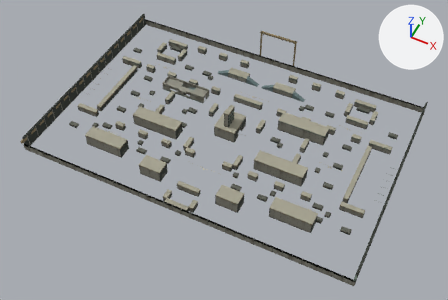
One commit to the glTF model apps/ironsight/public/assets/maps/relay-architecture.glb: the scene before it, then after it.
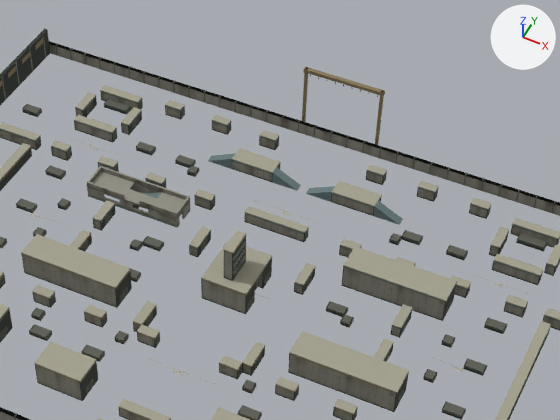
Each version is shown whole from a 50 mm camera at (159.5, -225.3, 204.2) aimed at (77.1, -60.4, -1.9), then close up on the part from 28% to 84% of the width and 0% to 63% of the height. The lights are fixed; the arrows at upper right show +X, +Y and +Z. The first two pictures are the older version. Vertices at exactly the same position are counted once.

The first close-up shows 'relay-original-architecture'.
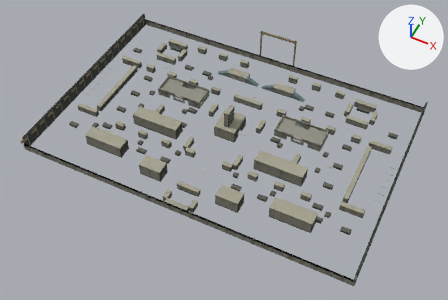
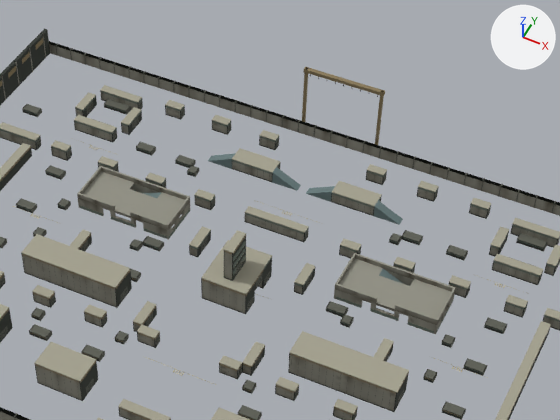
What changed in the scene script:
```text
Change me_part_0:
    used by ob_relay_original_architecture; location = (0.0, 0.0, 0.0)
    remove me_part_0.from_pydata(...)  # 34091 vertices, 57416 faces; spans x -1.0..151.0, y -102.0..4.0, z 0.0..16.0
    add me_part_0.from_pydata(...)  # 34725 vertices, 59104 faces; spans x -1.0..151.0, y -102.0..4.0, z 0.0..16.0
    me_part_0 part 1: a new loose piece, a box spanning x 100.6..107.4, y -44.0..-36.7, z 2.72..3.0, in mat_relay_0
    me_part_0 part 2: the loose piece of 8 vertices spanning x 42.0, y -48.0..-42.0, z 0.0..3.0 is scaled about its middle by (31.1, 0.00133, 0.0149), then moved by (11.0, 1.0, -1.0), in mat_relay_1 (grey #a4a18f)
    me_part_0 part 3: the loose piece of 8 vertices spanning x 40.0, y -48.0..-42.0, z 0.0..3.0 is scaled about its middle by (31.1, 0.00133, 0.246), then moved by (13.0, 1.0, -1.0), in mat_relay_3 (grey #637166)
    me_part_0 part 4: the loose piece of 8 vertices spanning x 100.0, y -40.0, z 0.0..6.0 is scaled about its middle by (124, 0.2, 0.129), then moved by (-3.0, -4.0, -3.0), in mat_relay_3 (grey #637166)
    me_part_0 part 5: the loose piece of 6 vertices spanning x 43.0..49.0, y -36.0..-34.0, z 0.0..3.0 is copied, and the copy is mirrored in x about its middle, then moved by (58.0, 0.0, 0.0); it spans x 101.0..107.0, y -36.0..-34.0, z 0.0..3.0
    me_part_0 part 6: a new loose piece of 16 vertices spanning x 42.0..48.0, y -44.0, z 0.0..1.0, in mat_relay_3 (grey #637166)
    me_part_0 part 7: a new loose piece of 16 vertices spanning x 102.0..108.0, y -44.0, z 0.0..1.0, in mat_relay_3 (grey #637166)
    me_part_0 part 8: 26 loose pieces with 208 vertices, spanning x 40.0..116.0, y -48.0..-34.0, z 0.0..6.0, are deleted
    me_part_0 part 9: 93 vertices moved from x 34.0..116.0, y -46.0..-34.0, z 0.0..6.0 to x 34.0..116.0, y -44.0..-34.0, z 0.0..4.0; 862 vertices removed from x 34.0..116.0, y -48.0..-34.0, z 0.0..6.0; 1494 vertices added at x 34.0..116.0, y -44.0..-34.0, z 0.0..4.0
    me_part_0 part 10: 84 kept faces spanning x 32.0..148.0, y -101.0..1.0, z 0.0..4.0 get new vertex colours
    other edits to the shape of me_part_0 do not show in these pictures
```

What differs and where, as boxes (x1, y1, x2, y2) in the close-ups (560 x 420 px; the box of a moved part takes in the faces that stretch with it):
part 1 of me_part_0, added: after (365, 276, 410, 311)
part 2 of me_part_0, moved or reshaped (not visible afterwards): before (100, 205, 115, 230)
part 3 of me_part_0, moved or reshaped (not visible before): after (144, 228, 167, 238)
part 4 of me_part_0, moved or reshaped (not visible before): after (336, 297, 361, 307)
part 5 of me_part_0, added: after (379, 269, 404, 284)
part 6 of me_part_0, added: after (111, 217, 135, 227)
part 7 of me_part_0, added: after (370, 309, 398, 321)
part 8 of me_part_0, deleted: before (95, 226, 457, 333)
part 9 of me_part_0, moved or reshaped: before (87, 181, 456, 338); after (77, 167, 456, 334)
part 10 of me_part_0, recoloured: before (92, 168, 513, 273); after (94, 168, 512, 306)
